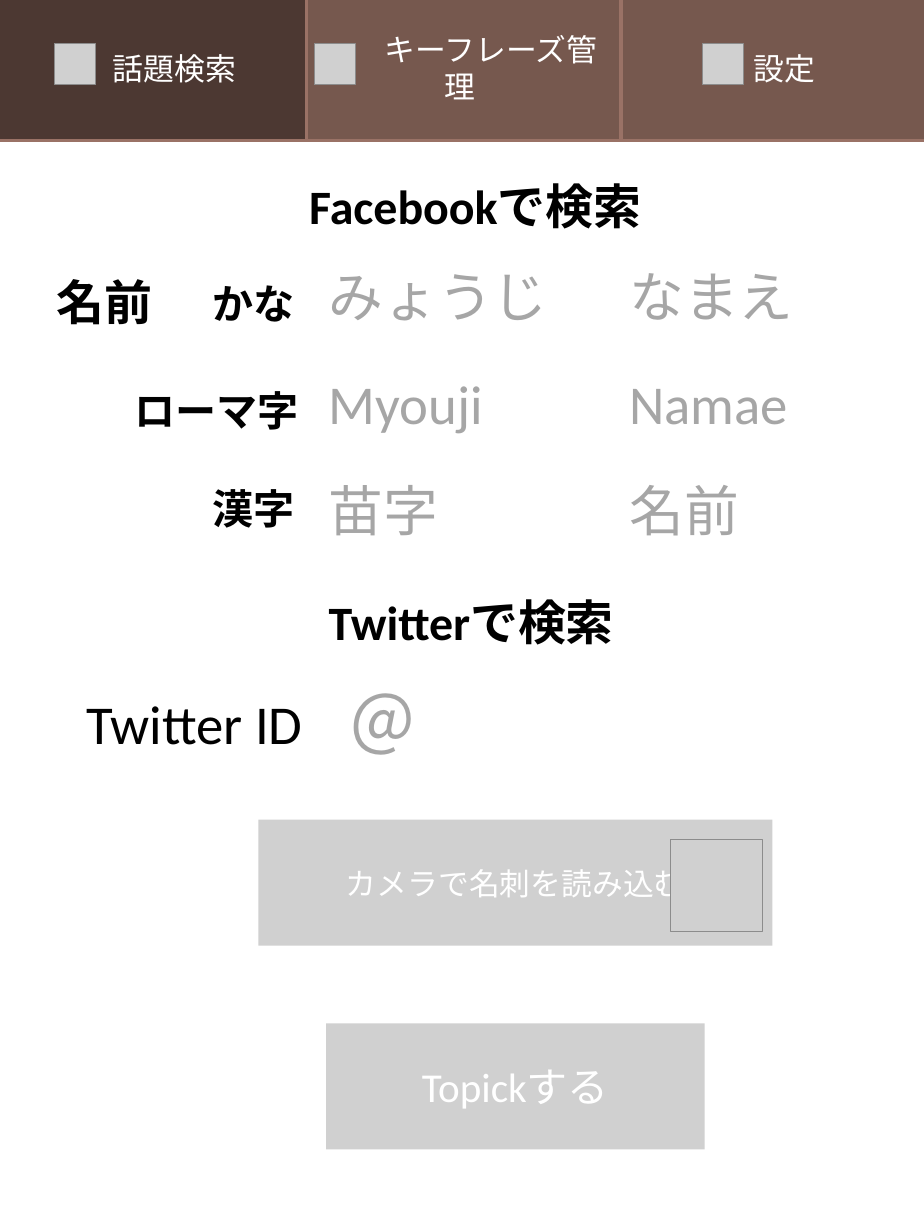
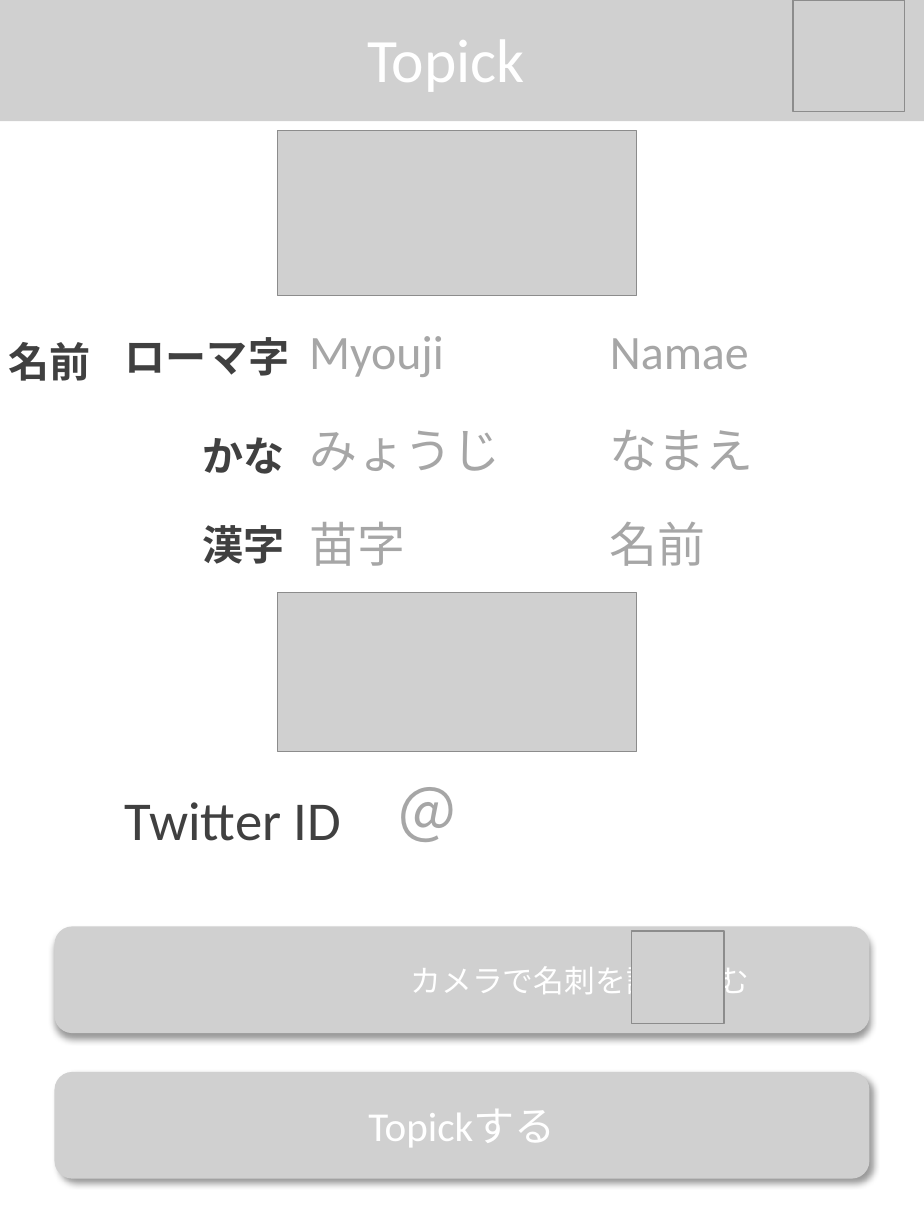
Before and after one commit to kirikiriyamama/topick, a slide deck: slide 1 of client/UI/UI.pptx (slide 2 before the commit). Drawn at 924x1232 pixels with LibreOffice and Linux fonts; fonts in the diff are those of the drawing; grey boxes stand for pictures; background and template pictures are left out. Boxes give left, top, right and bottom in pixels: in the first picture for what was removed or moved away, otherwise in the second. Text is boxed around its words. In the diff, an @@ line names an element or a change of style, - is before the commit and + after.

```diff
--- a/client/UI/UI.pptx
+++ b/client/UI/UI.pptx
@@ rectangle removed at (0,0,307,140) @@
-話題検索
@@ picture added at (0,0,924,121) @@
@@ rectangle removed at (297,0,623,140) @@
-キーフレーズ管理
@@ rectangle removed at (621,0,924,140) @@
-設定
@@ picture added at (793,0,906,112) @@
@@ picture removed at (54,43,95,84) @@
@@ picture removed at (314,43,355,84) @@
@@ text added at (367,40,524,92), 36 pt, text #FFFFFF @@
+Topick
@@ picture removed at (702,43,743,84) @@
@@ picture added at (277,131,636,296) @@
@@ text removed at (309,183,641,229) @@
-Facebookで検索
@@ text "ローマ字": place and size @@
-text "ローマ字" at (135,391,299,430)
+text "ローマ字" at (125,337,289,376)
@@ text "Myouji": place and size @@
-text "Myouji" at (329,386,483,433)
+text "Myouji" at (309,336,444,377)
@@ text "Namae": place and size @@
-text "Namae" at (629,389,788,424)
+text "Namae" at (610,338,749,369)
@@ text "名前": place and size @@
-text "名前" at (57,279,153,325)
+text "名前" at (8,342,90,381)
@@ text "名前" at (8,342,90,381): size 28 to 24 pt, text colour #000000 to #404040 @@
@@ text "みょうじ": place and size @@
-text "みょうじ" at (329,274,548,321)
+text "みょうじ" at (309,431,500,471)
@@ size 32 to 28 pt in 6 elements at (309,522,405,566), (610,522,706,566), (309,336,444,377), (610,338,749,369), (309,431,500,471), (610,430,754,470) @@
@@ text "なまえ": place and size @@
-text "なまえ" at (629,273,793,320)
+text "なまえ" at (610,430,754,470)
@@ text colour #000000 to #404040 in 4 elements at (202,525,284,564), (125,337,289,376), (125,802,341,841), (202,437,284,474) @@
@@ text "かな": place and size @@
-text "かな" at (212,285,294,322)
+text "かな" at (202,437,284,474)
@@ text "苗字": place and size @@
-text "苗字" at (329,485,439,535)
+text "苗字" at (309,522,405,566)
@@ text "名前": place and size @@
-text "名前" at (629,485,739,536)
+text "名前" at (610,522,706,566)
@@ text "漢字": place and size @@
-text "漢字" at (212,489,294,528)
+text "漢字" at (202,525,284,564)
@@ picture added at (277,593,636,752) @@
@@ text removed at (329,600,614,645) @@
-Twitterで検索
@@ text "＠": place and size @@
-text "＠" at (336,676,802,771)
+text "＠" at (384,771,850,859)
@@ text "＠" at (384,771,850,859): size 40 to 36 pt @@
@@ text "Twitter ID": place and size @@
-text "Twitter ID" at (86,706,302,745)
+text "Twitter ID" at (125,802,341,841)
@@ picture "カメラで名刺を読み込む": place and size @@
-picture "カメラで名刺を読み込む" at (259,819,772,945)
+picture "カメラで名刺を読み込む" at (54,926,869,1034)
@@ picture "カメラで名刺を読み込む" at (54,926,869,1034): alignment centre to left @@
@@ picture: place and size @@
-picture at (670,839,763,931)
+picture at (632,931,724,1024)
@@ picture "Topickする": place and size @@
-picture "Topickする" at (326,1024,705,1149)
+picture "Topickする" at (54,1072,869,1179)
```
Also in this commit, not shown: 4 other slides changed, 1 slide added, 1 slide removed, 10 other files.
